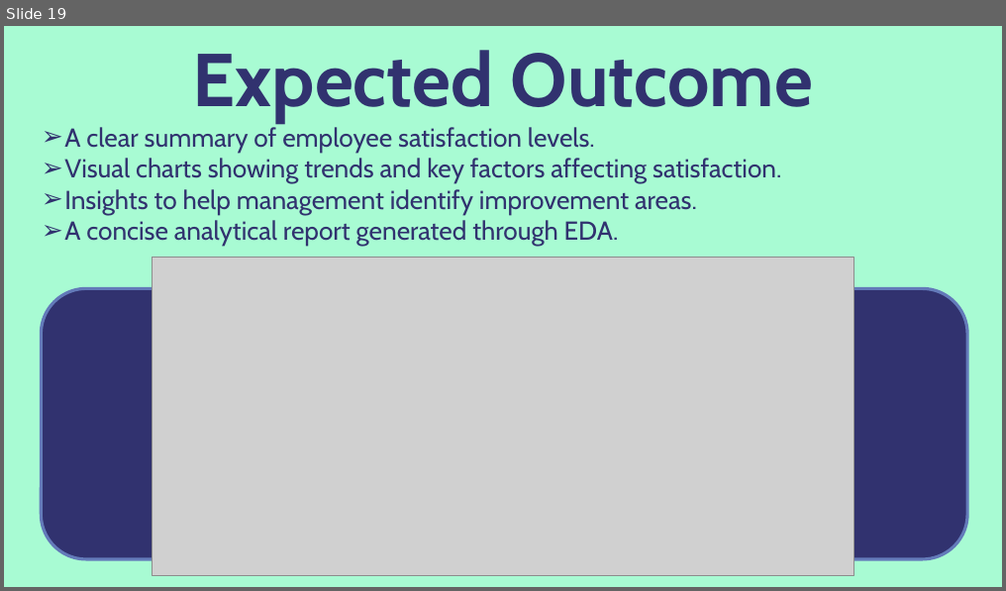
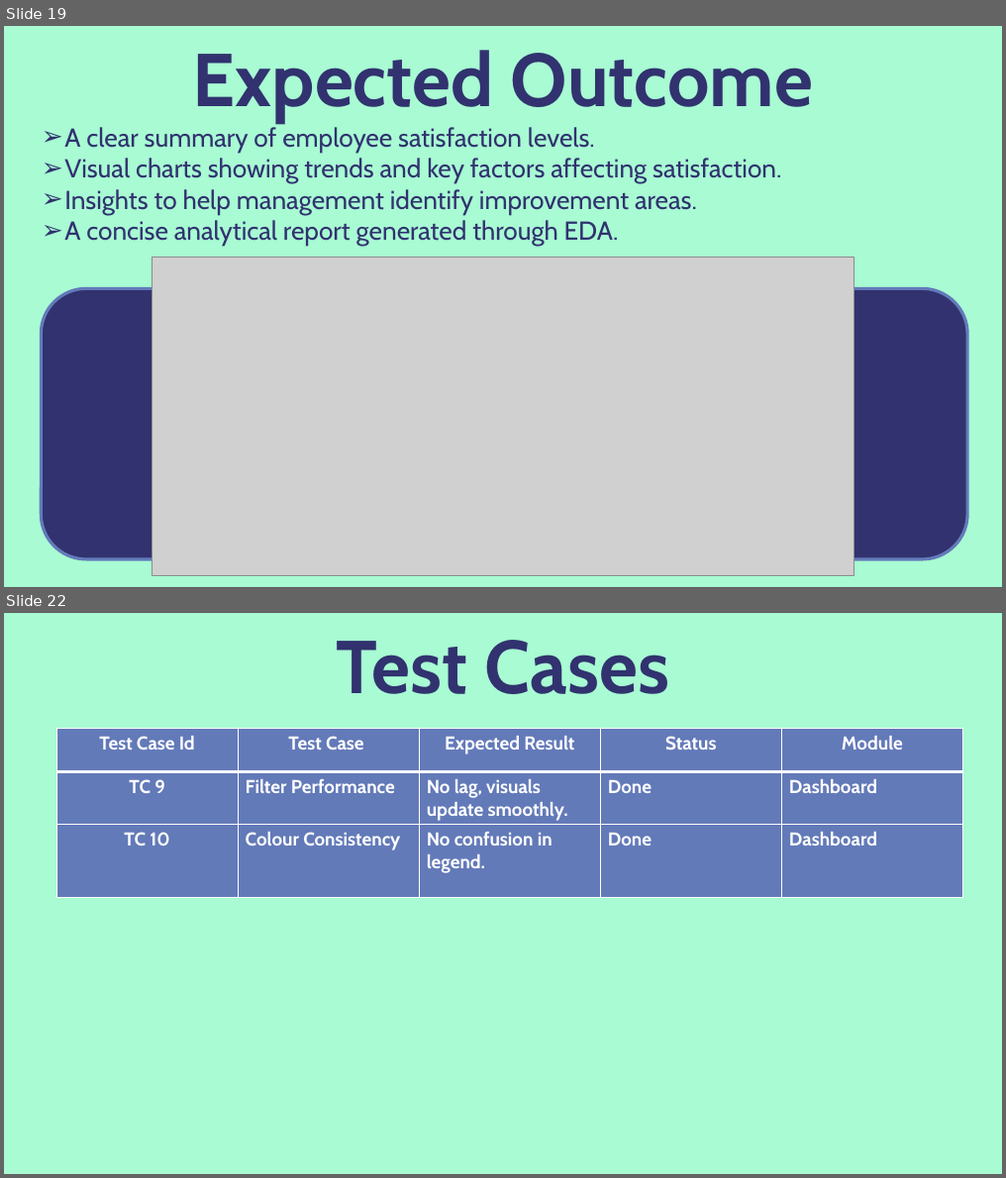
Before and after one commit to CodeWeaverOm/Brief_Analysis_On_Employee_Survey, a slide deck: All Documentations And Reports/Presentation2.pptx. Shown one above the other, each under a label of ours: slide 19 before the commit, slides 19 and 22 after it; the slides between them are not shown. The pictures are 1006x591 and 1006x1178 pixels, drawn with LibreOffice and Linux fonts; fonts in the diff are those of the drawing; grey boxes stand for pictures. Boxes give left, top, right and bottom in pixels: in the first picture for what was removed or moved away, otherwise in the second. Text is boxed around its words. In the diff, an @@ line names an element or a change of style, - is before the commit and + after.

Commit message:
Test Cases Added

```diff
--- a/All Documentations And Reports/Presentation2.pptx
+++ b/All Documentations And Reports/Presentation2.pptx
@@ slide 22 added at <box>4,613,1002,1174</box>, background #A8FBD3 @@
@@ text added at <box>337,640,670,694</box>, 72 pt, text #31326F, bold @@
+Test Cases
@@ table added at <box>56,729,962,897</box>, 3 rows, 5 columns @@
+Test Case Id | Test Case | Expected Result | Status | Module
+TC 9 | Filter Performance | No lag, visuals update smoothly. | Done | Dashboard
+TC 10 | Colour Consistency | No confusion in legend. | Done | Dashboard
```
Also in this commit, not shown: 2 other slides added, 1 other file.
